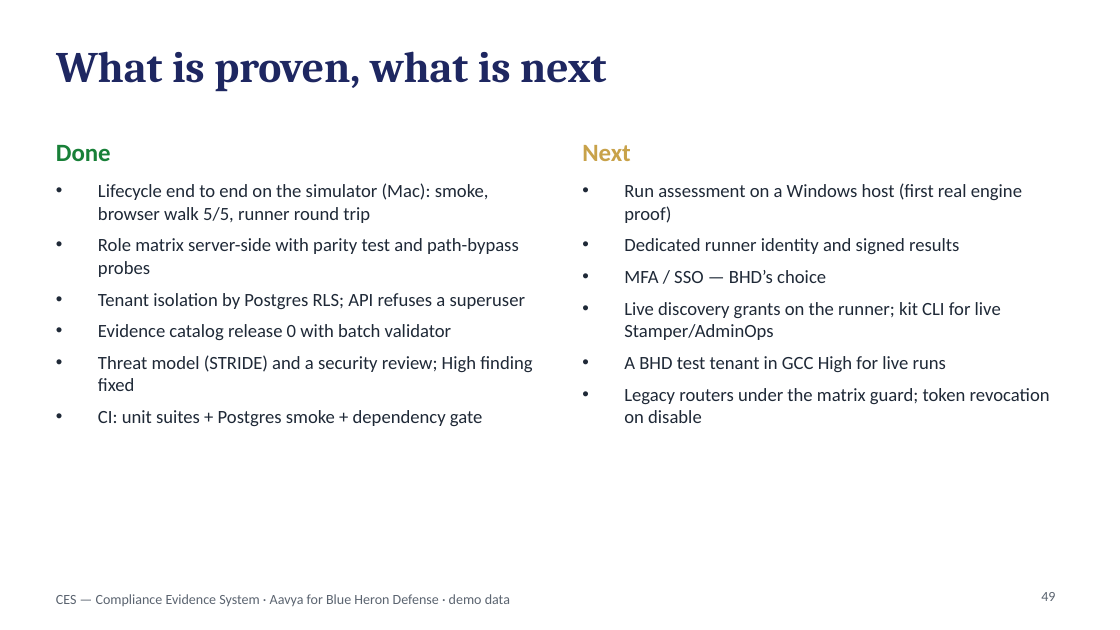
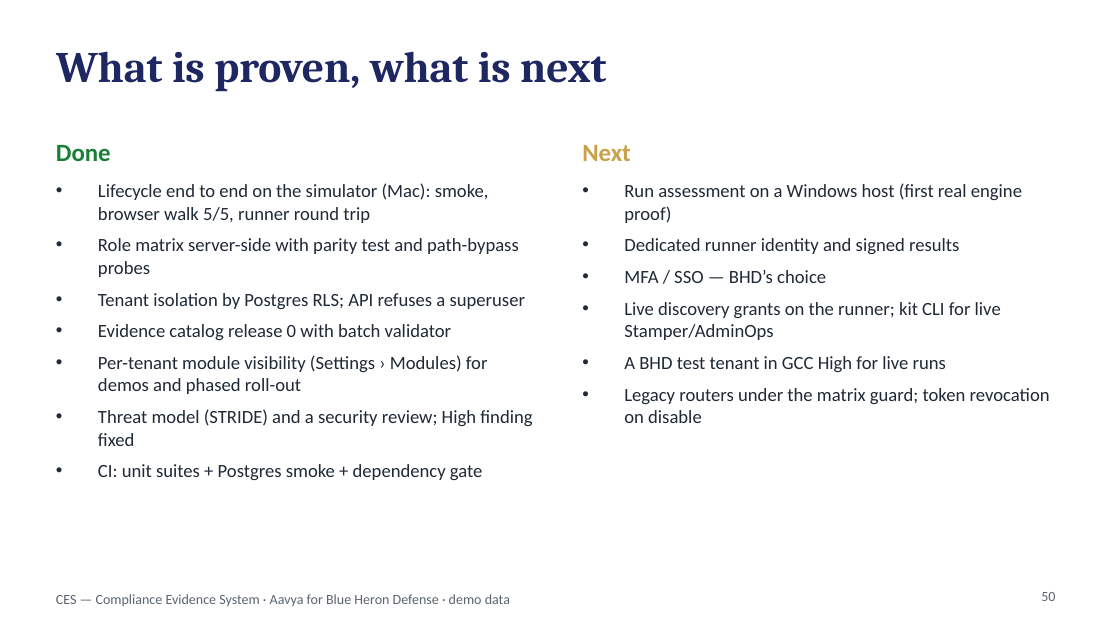
Before and after one commit to aavya-engineering/CES, a slide deck: slide 50 of docs/handover/CES-Platform-Walkthrough.pptx (slide 49 before the commit). Drawn at 1120x630 pixels with LibreOffice and Linux fonts; fonts in the diff are those of the drawing. Boxes give left, top, right and bottom in pixels: in the first picture for what was removed or moved away, otherwise in the second. Text is boxed around its words. In the diff, an @@ line names an element or a change of style, - is before the commit and + after.

```diff
--- a/docs/handover/CES-Platform-Walkthrough.pptx
+++ b/docs/handover/CES-Platform-Walkthrough.pptx
@@ text at box(98, 355, 488, 394): paragraph added @@
+• Per-tenant module visibility (Settings › Modules) for demos and phased roll-out
@@ page number at box(1041, 592, 1055, 601): text changed @@
-49
+50
```
Also in this commit, not shown: 3 other slides changed, 1 slide added, 4 other files.
